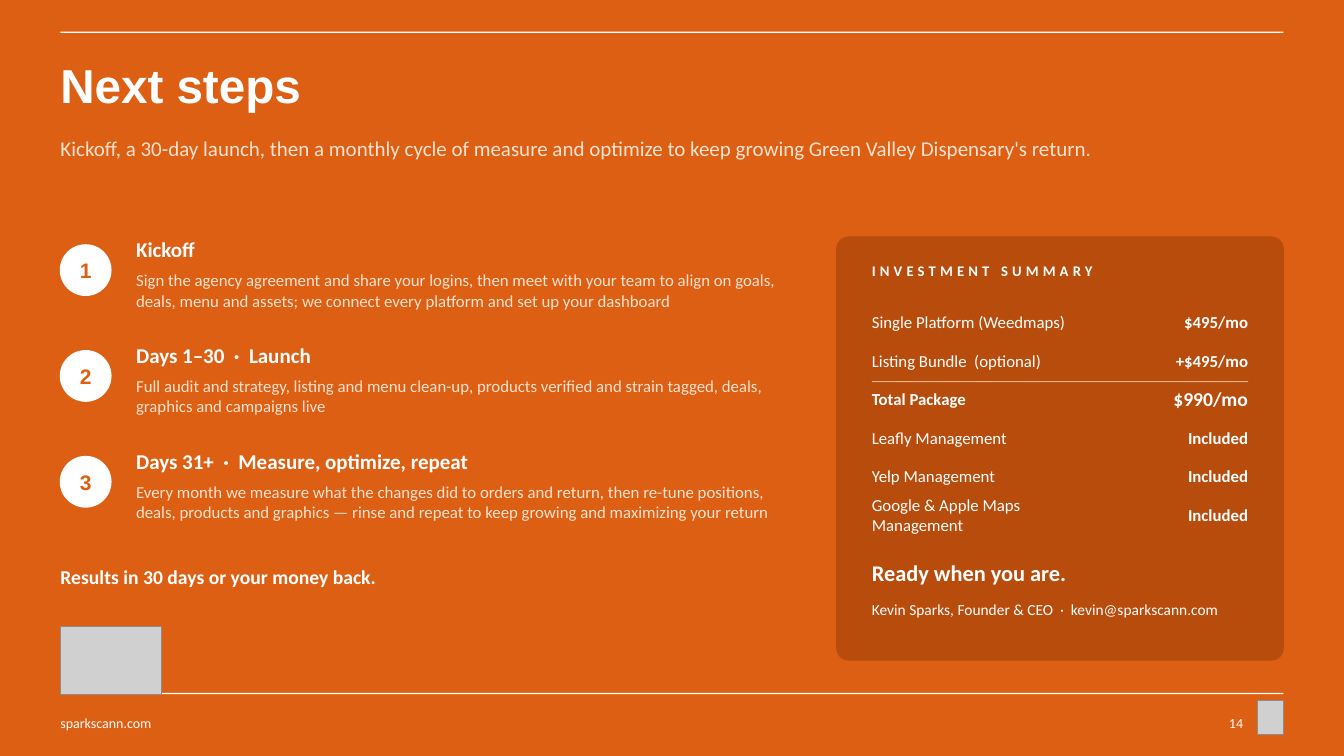
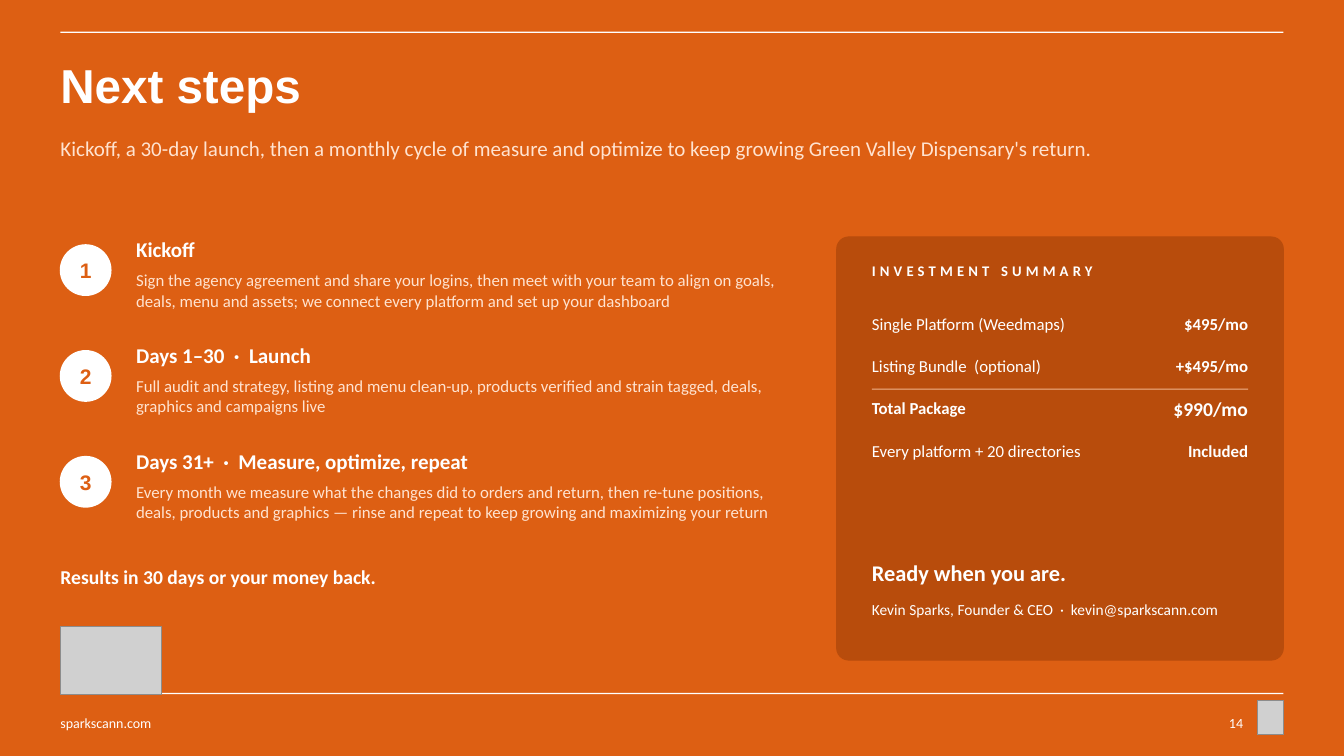
Before and after one commit to sparksmanagement/pitchdeckspecialist, a slide deck: slide 14 of decks/Sparks-x-example-green-valley.pptx. Drawn at 1344x756 pixels with LibreOffice and Linux fonts; fonts in the diff are those of the drawing; grey boxes stand for pictures. Boxes give left, top, right and bottom in pixels: in the first picture for what was removed or moved away, otherwise in the second. Text is boxed around its words. In the diff, an @@ line names an element or a change of style, - is before the commit and + after.

```diff
--- a/decks/Sparks-x-example-green-valley.pptx
+++ b/decks/Sparks-x-example-green-valley.pptx
@@ text "Listing Bundle (optional)": place and size @@
-text "Listing Bundle (optional)" at box(872, 355, 1041, 370)
+text "Listing Bundle (optional)" at box(872, 360, 1041, 375)
@@ text "+$495/mo": place and size @@
-text "+$495/mo" at box(1176, 355, 1248, 369)
+text "+$495/mo" at box(1176, 360, 1248, 374)
@@ text "Total Package": place and size @@
-text "Total Package" at box(872, 393, 966, 408)
+text "Total Package" at box(872, 402, 966, 417)
@@ line moved from (872, 382) - (1248, 382) to (872, 389) - (1248, 389) @@
@@ text "$990/mo": place and size @@
-text "$990/mo" at box(1173, 392, 1248, 408)
+text "$990/mo" at box(1173, 402, 1248, 418)
@@ text at box(872, 445, 1081, 460): text changed @@
-Leafly Management
+Every platform + 20 directories
@@ text "Included": place and size @@
-text "Included" at box(1188, 432, 1248, 444)
+text "Included" at box(1188, 445, 1248, 457)
@@ text removed at box(872, 470, 995, 485) @@
-Yelp Management
@@ text removed at box(1188, 470, 1248, 482) @@
-Included
@@ text removed at box(872, 499, 1021, 534) @@
-Google & Apple Maps Management
@@ text removed at box(1188, 509, 1248, 521) @@
-Included
```
Also in this commit, not shown: 2 other slides changed, 2 other files.
